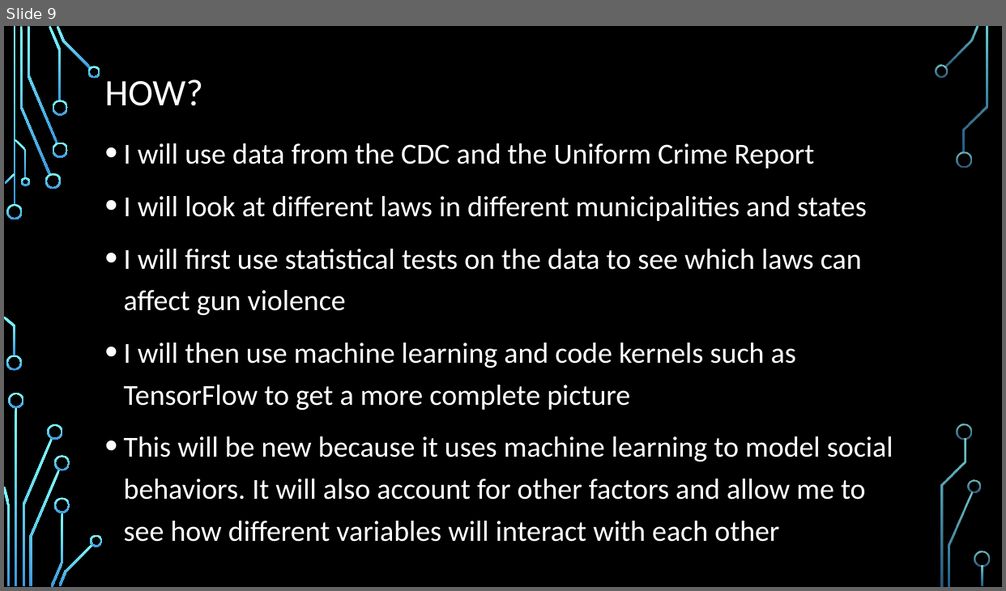
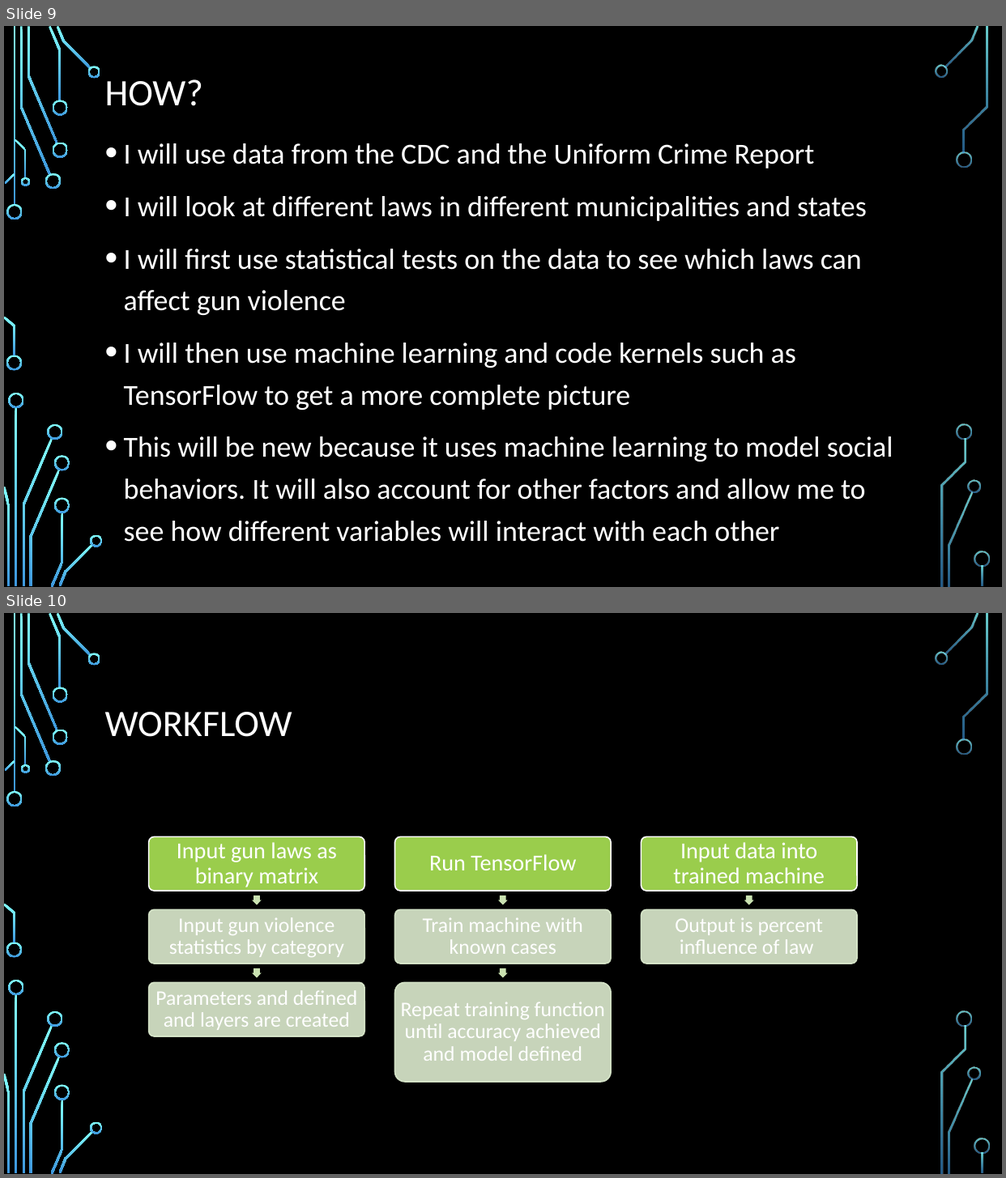
Before and after one commit to AryanDeorah/Coding-Work, a slide deck: research presentation.pptx. Shown one above the other, each under a label of ours: slide 9 before the commit, slides 9 and 10 after it. The pictures are 1006x591 and 1006x1178 pixels, drawn with LibreOffice and Linux fonts; fonts in the diff are those of the drawing; background and template pictures are left out. Boxes give left, top, right and bottom in pixels: in the first picture for what was removed or moved away, otherwise in the second. Text is boxed around its words. In the diff, an @@ line names an element or a change of style, - is before the commit and + after.

```diff
--- a/research presentation.pptx
+++ b/research presentation.pptx
@@ slide 10 added at <box>4,613,1002,1174</box>, background picture (left out); not listed: 36 template elements that a slide beside it also shows @@
@@ title added at <box>105,712,292,737</box>, 36 pt, text #FFFFFF @@
+WORKFLOW
@@ group added at <box>148,837,858,1082</box>: 8 rounded rectangles, 8 texts, 5 right arrows @@
+Input gun laws as binary matrix
+Input gun violence statistics by category
+Parameters and defined and layers are created
+Run TensorFlow
+Train machine with known cases
+Repeat training function until accuracy achieved and model defined
+Input data into trained machine
+Output is percent influence of law
```
